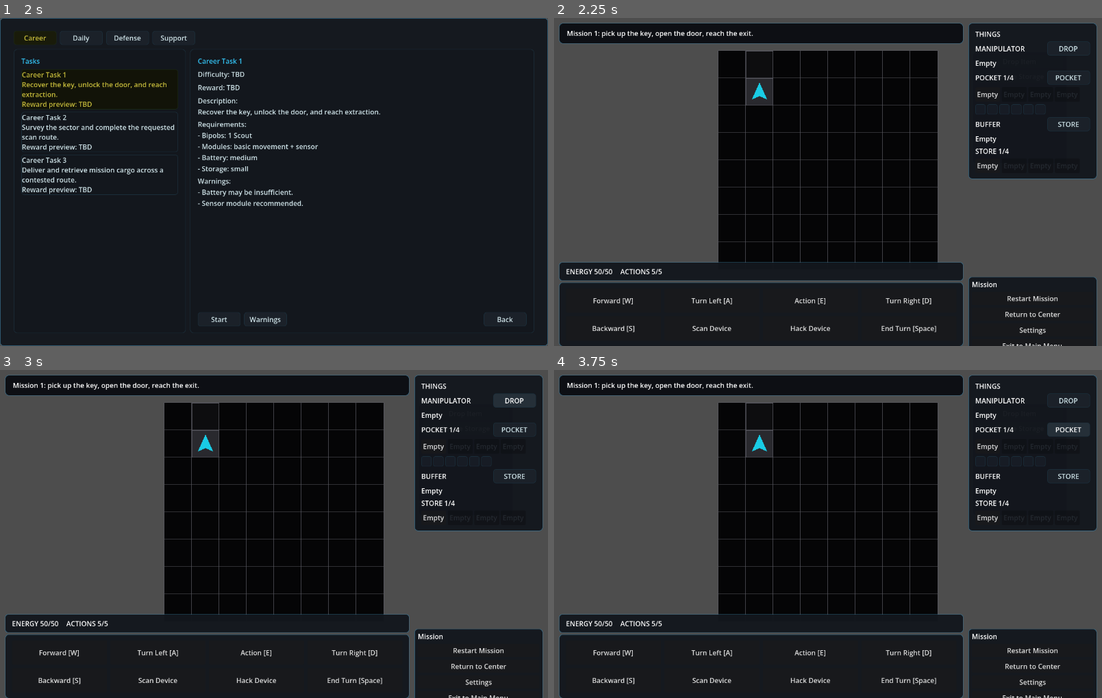
Above: before the commit, frames 1-4 (two rows, left to right).
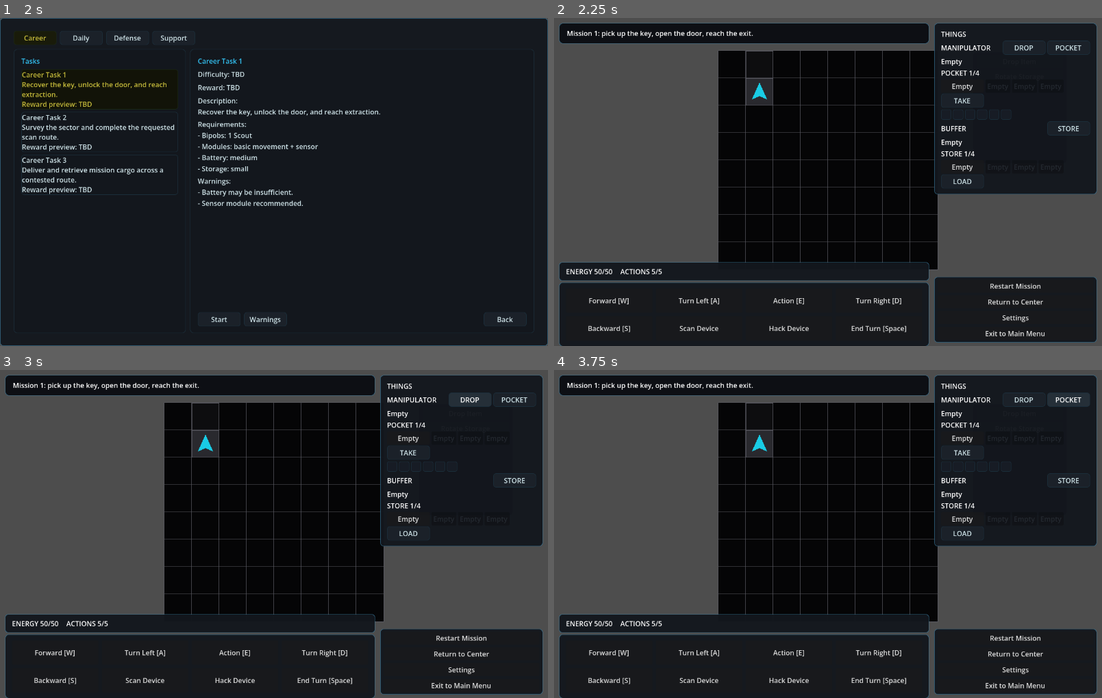
Above: after the commit, the same moments.

Repository: JUSTConnect/bibop
Game: Godot game, scene res://scenes/main.tscn
Two runs of this game, one before a commit and one after it. Both use one fixed random seed, a clock stepped at 60 frames per second and the inputs below.
Inputs:
- Up to frame 1 (2 s): click "Играть" at 0.5 s; click "TSK" at 1.25 s
- Up to frame 2 (2.25 s): click "Start" at 2 s
- Up to frame 3 (3 s): click "DROP" at 2.75 s
- Up to frame 4 (3.75 s): click "POCKET" at 3.5 s

Frame 1 is identical in both runs. In frame 2, 7.2% of the frame differs, in the area x 6-100%, y 1-100%; in frame 3, 7.5%; in frame 4, 7.5%.

Commit message:
Refine runtime sidebar storage and mission panel layout

Diff:
--- a/scripts/ui/game_ui.gd
+++ b/scripts/ui/game_ui.gd
@@ -54,6 +54,8 @@
 var runtime_manipulator_content_label: Label
 var runtime_pocket_slots: Array[Button] = []
 var runtime_digital_slots: Array[Button] = []
+var runtime_pocket_take_buttons: Array[Button] = []
+var runtime_digital_load_buttons: Array[Button] = []
 var runtime_buffer_content_label: Label
 var runtime_pocket_title_label: Label
 var runtime_digital_title_label: Label
@@ -3046,12 +3048,12 @@
 
 
 func _get_runtime_sidebar_width() -> float:
-	var viewport_size: Vector2 = _get_viewport_size()
-	if viewport_size.x <= 1100.0:
-		return 260.0
-	if viewport_size.x <= 1500.0:
-		return 300.0
-	return 340.0
+	var viewport_width: float = _get_viewport_width()
+	if viewport_width <= 1100.0:
+		return 330.0
+	if viewport_width <= 1500.0:
+		return 380.0
+	return 420.0
 
 
 func _get_runtime_margin() -> float:
@@ -3334,10 +3336,11 @@
 	panel.add_theme_stylebox_override("panel", _make_panel_style(UI_COLOR_PANEL, UI_COLOR_BORDER, 1, 8))
 	var vbox := VBoxContainer.new()
 	vbox.add_theme_constant_override("separation", 6)
+	vbox.add_theme_constant_override("margin_left", 8)
+	vbox.add_theme_constant_override("margin_top", 8)
+	vbox.add_theme_constant_override("margin_right", 8)
+	vbox.add_theme_constant_override("margin_bottom", 8)
 	panel.add_child(vbox)
-	var title := Label.new()
-	title.text = "Mission"
-	vbox.add_child(title)
 	if restart_mission_button != null:
 		restart_mission_button.text = "Restart Mission"
 		_safe_reparent_control(restart_mission_button, vbox)
@@ -3363,29 +3366,37 @@
 	margin.add_theme_constant_override("margin_bottom", 8)
 	panel.add_child(margin)
 	var root := VBoxContainer.new()
-	root.add_theme_constant_override("separation", 6)
+	root.add_theme_constant_override("separation", 4)
 	margin.add_child(root)
 	var things_title := Label.new()
 	things_title.text = "THINGS"
 	root.add_child(things_title)
 	runtime_pocket_slots.clear()
 	runtime_digital_slots.clear()
+	runtime_pocket_take_buttons.clear()
+	runtime_digital_load_buttons.clear()
 	runtime_key_slots.clear()
-	root.add_child(_create_runtime_storage_section_header("MANIPULATOR", "DROP", Callable(self, "_on_storage_store_pressed")))
+	root.add_child(_create_runtime_storage_dual_action_header("MANIPULATOR", "DROP", Callable(self, "_on_storage_store_pressed"), "POCKET", Callable(self, "_on_storage_take_pressed")))
 	runtime_manipulator_content_label = Label.new()
 	runtime_manipulator_content_label.text = "Empty"
 	root.add_child(runtime_manipulator_content_label)
 	runtime_pocket_title_label = Label.new()
 	runtime_pocket_title_label.text = "POCKET 1/4"
-	root.add_child(_create_runtime_storage_section_header("", "POCKET", Callable(self, "_on_storage_take_pressed"), runtime_pocket_title_label))
+	root.add_child(runtime_pocket_title_label)
 	var pocket_row := HBoxContainer.new()
 	pocket_row.add_theme_constant_override("separation", 4)
 	root.add_child(pocket_row)
 	for i in range(4):
-		var b := _create_storage_slot("Empty", i == 0)
+		var col := VBoxContainer.new()
+		col.add_theme_constant_override("separation", 2)
+		var b := _create_storage_slot("Empty", i == 0, Vector2(46, 26))
 		b.pressed.connect(func() -> void: selected_pocket_slot = i; _refresh_runtime_storage_panel())
-		pocket_row.add_child(b)
+		col.add_child(b)
 		runtime_pocket_slots.append(b)
+		var take_button := _create_runtime_slot_action_button("TAKE", Callable(self, "_on_storage_take_slot_pressed").bind(i))
+		col.add_child(take_button)
+		runtime_pocket_take_buttons.append(take_button)
+		pocket_row.add_child(col)
 	var keys_row := HBoxContainer.new()
 	keys_row.add_theme_constant_override("separation", 4)
 	root.add_child(keys_row)
@@ -3406,12 +3417,56 @@
 	digital_row.add_theme_constant_override("separation", 4)
 	root.add_child(digital_row)
 	for i in range(4):
-		var b := _create_storage_slot("Empty", i == 0)
+		var col := VBoxContainer.new()
+		col.add_theme_constant_override("separation", 2)
+		var b := _create_storage_slot("Empty", i == 0, Vector2(46, 26))
 		b.pressed.connect(func() -> void: selected_digital_slot = i; _refresh_runtime_storage_panel())
-		digital_row.add_child(b)
+		col.add_child(b)
 		runtime_digital_slots.append(b)
+		var load_button := _create_runtime_slot_action_button("LOAD", Callable(self, "_on_storage_load_slot_pressed").bind(i))
+		col.add_child(load_button)
+		runtime_digital_load_buttons.append(load_button)
+		digital_row.add_child(col)
 	_refresh_runtime_storage_panel()
 	return panel
+
+func _create_runtime_storage_dual_action_header(title: String, first_action_text: String, first_action_callable: Callable, second_action_text: String, second_action_callable: Callable) -> HBoxContainer:
+	var row := HBoxContainer.new()
+	row.add_theme_constant_override("separation", 4)
+	var label := Label.new()
+	label.text = title
+	row.add_child(label)
+	var spacer := Control.new()
+	spacer.size_flags_horizontal = Control.SIZE_EXPAND_FILL
+	row.add_child(spacer)
+	var first_button := Button.new()
+	first_button.text = first_action_text
+	first_button.focus_mode = Control.FOCUS_NONE
+	_apply_action_button_style(first_button, "normal", first_action_callable.is_valid())
+	first_button.disabled = not first_action_callable.is_valid()
+	if first_action_callable.is_valid():
+		first_button.pressed.connect(first_action_callable)
+	row.add_child(first_button)
+	var second_button := Button.new()
+	second_button.text = second_action_text
+	second_button.focus_mode = Control.FOCUS_NONE
+	_apply_action_button_style(second_button, "normal", second_action_callable.is_valid())
+	second_button.disabled = not second_action_callable.is_valid()
+	if second_action_callable.is_valid():
+		second_button.pressed.connect(second_action_callable)
+	row.add_child(second_button)
+	return row
+
+func _create_runtime_slot_action_button(text: String, action_callable: Callable) -> Button:
+	var button := Button.new()
+	button.text = text
+	button.custom_minimum_size = Vector2(46, 22)
+	button.focus_mode = Control.FOCUS_NONE
+	_apply_action_button_style(button, "normal", action_callable.is_valid())
+	button.disabled = not action_callable.is_valid()
+	if action_callable.is_valid():
+		button.pressed.connect(action_callable)
+	return button
 
 func _create_runtime_storage_section_header(title: String, action_text: String, action_callable: Callable, title_label: Label = null) -> HBoxContainer:
 	var row := HBoxContainer.new()
@@ -5629,6 +5684,10 @@
 		slot.modulate = Color.WHITE if enabled else UI_COLOR_DISABLED
 		var item = pocket_items[i] if i < pocket_items.size() else null
 		slot.text = bipob.get_module_display_name(item) if item != null else "Empty"
+		if i < runtime_pocket_take_buttons.size():
+			var take_button := runtime_pocket_take_buttons[i]
+			take_button.disabled = not enabled
+			take_button.visible = enabled
 	var digital_available: int = 1
 	runtime_digital_store_title_label.text = "STORE %d/%d" % [digital_available, runtime_digital_slots.size()]
 	for i in range(runtime_digital_slots.size()):
@@ -5637,6 +5696,10 @@
 		dslot.disabled = not denabled
 		dslot.modulate = Color.WHITE if denabled else UI_COLOR_DISABLED
 		dslot.text = "Empty"
+		if i < runtime_digital_load_buttons.size():
+			var load_button := runtime_digital_load_buttons[i]
+			load_button.disabled = not denabled
+			load_button.visible = denabled
 	if runtime_buffer_content_label != null:
 		runtime_buffer_content_label.text = "Empty"
 
@@ -5644,12 +5707,20 @@
 	bipob.move_pocket_to_manipulator(selected_pocket_slot)
 	update_status()
 
+func _on_storage_take_slot_pressed(slot_index: int) -> void:
+	selected_pocket_slot = slot_index
+	_on_storage_take_pressed()
+
 func _on_storage_store_pressed() -> void:
 	bipob.move_manipulator_to_pocket(selected_manipulator_slot)
 	update_status()
 
 func _on_storage_load_pressed() -> void:
 	show_hint("No digital data selected.")
+
+func _on_storage_load_slot_pressed(slot_index: int) -> void:
+	selected_digital_slot = slot_index
+	_on_storage_load_pressed()
 
 func _on_storage_data_store_pressed() -> void:
 	show_hint("Buffer is empty.")
